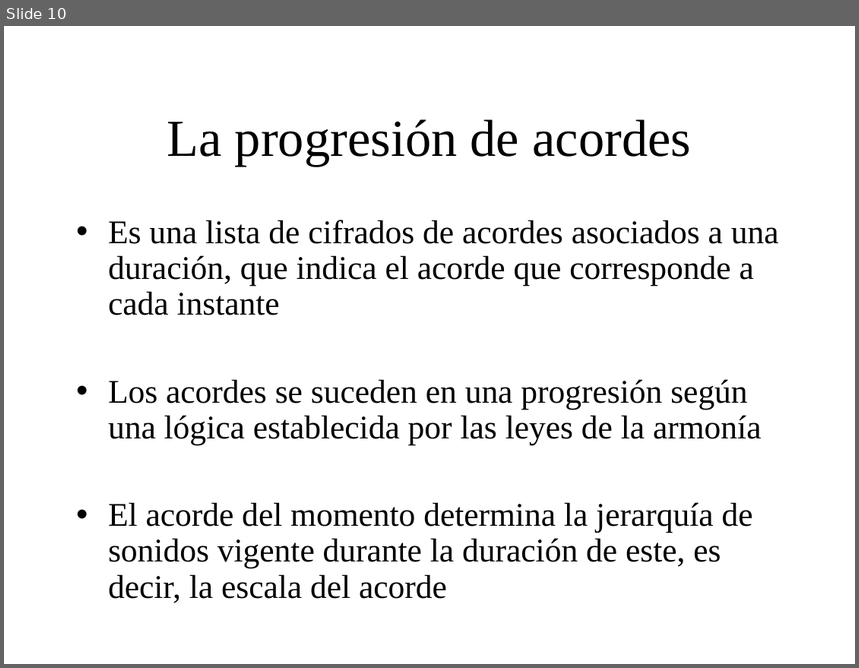
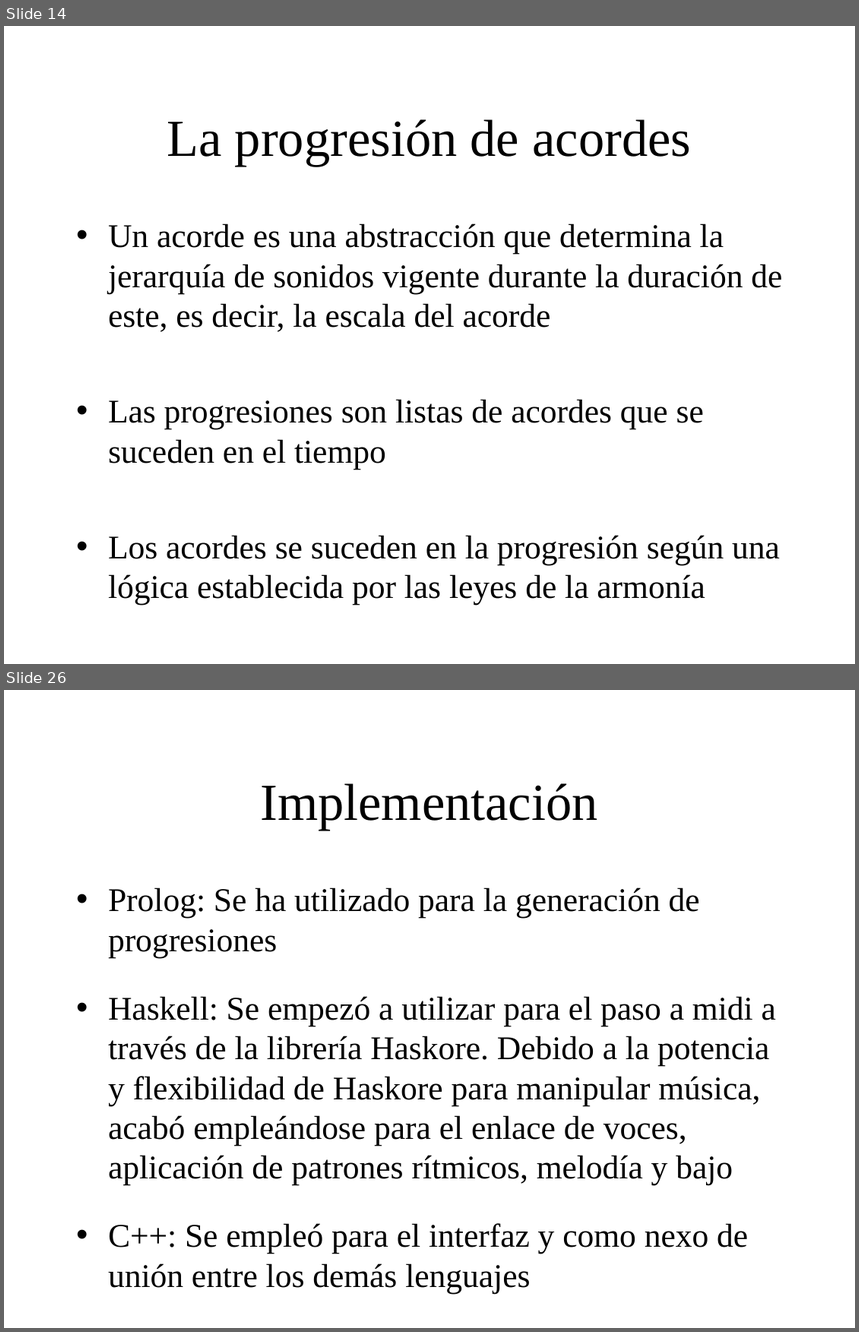
Before and after one commit to BackupTheBerlios/genaro, a slide deck: Documentos/MemoriaSSII/presentacion_proyecto.ppt. Shown one above the other, each under a label of ours: slide 10 before the commit, slides 14 and 26 after it; the slides between them are not shown. The pictures are 859x668 and 859x1332 pixels, drawn with LibreOffice and Linux fonts; fonts in the diff are those of the drawing; background and template pictures are left out. Boxes give left, top, right and bottom in pixels: in the first picture for what was removed or moved away, otherwise in the second. Text is boxed around its words. In the diff, an @@ line names an element or a change of style, - is before the commit and + after.

```diff
--- a/Documentos/MemoriaSSII/presentacion_proyecto.ppt
+++ b/Documentos/MemoriaSSII/presentacion_proyecto.ppt
@@ slide 26 added at (x1=4, y1=690, x2=855, y2=1328), background picture (left out) @@
@@ title added at (x1=260, y1=783, x2=598, y2=831), 44 pt, text #000000 @@
+Implementación
@@ text added at (x1=108, y1=888, x2=776, y2=1293), 28 pt, text #000000 @@
+• Prolog: Se ha utilizado para la generación de progresiones
+• Haskell: Se empezó a utilizar para el paso a midi a través de la librería Haskore. Debido a la potencia y flexibilidad de Haskore para manipular música, acabó empleándose para el enlace de voces, aplicación de patrones rítmicos, melodía y bajo
+• C++: Se empleó para el interfaz y como nexo de unión entre los demás lenguajes
@@ what was slide 10 is now slide 14 @@
@@ slide 14 changed as well @@
@@ text at (x1=108, y1=224, x2=782, y2=605): text changed @@
-• Es una lista de cifrados de acordes asociados a una duración, que indica el acorde que corresponde a cada instante
-• Los acordes se suceden en una progresión según una lógica establecida por las leyes de la armonía
-• El acorde del momento determina la jerarquía de sonidos vigente durante la duración de este, es decir, la escala del acorde
+• Un acorde es una abstracción que determina la jerarquía de sonidos vigente durante la duración de este, es decir, la escala del acorde
+• Las progresiones son listas de acordes que se suceden en el tiempo
+• Los acordes se suceden en la progresión según una lógica establecida por las leyes de la armonía
```
Also in this commit, not shown: 7 other slides changed, 16 other slides added, 1 slide removed.
